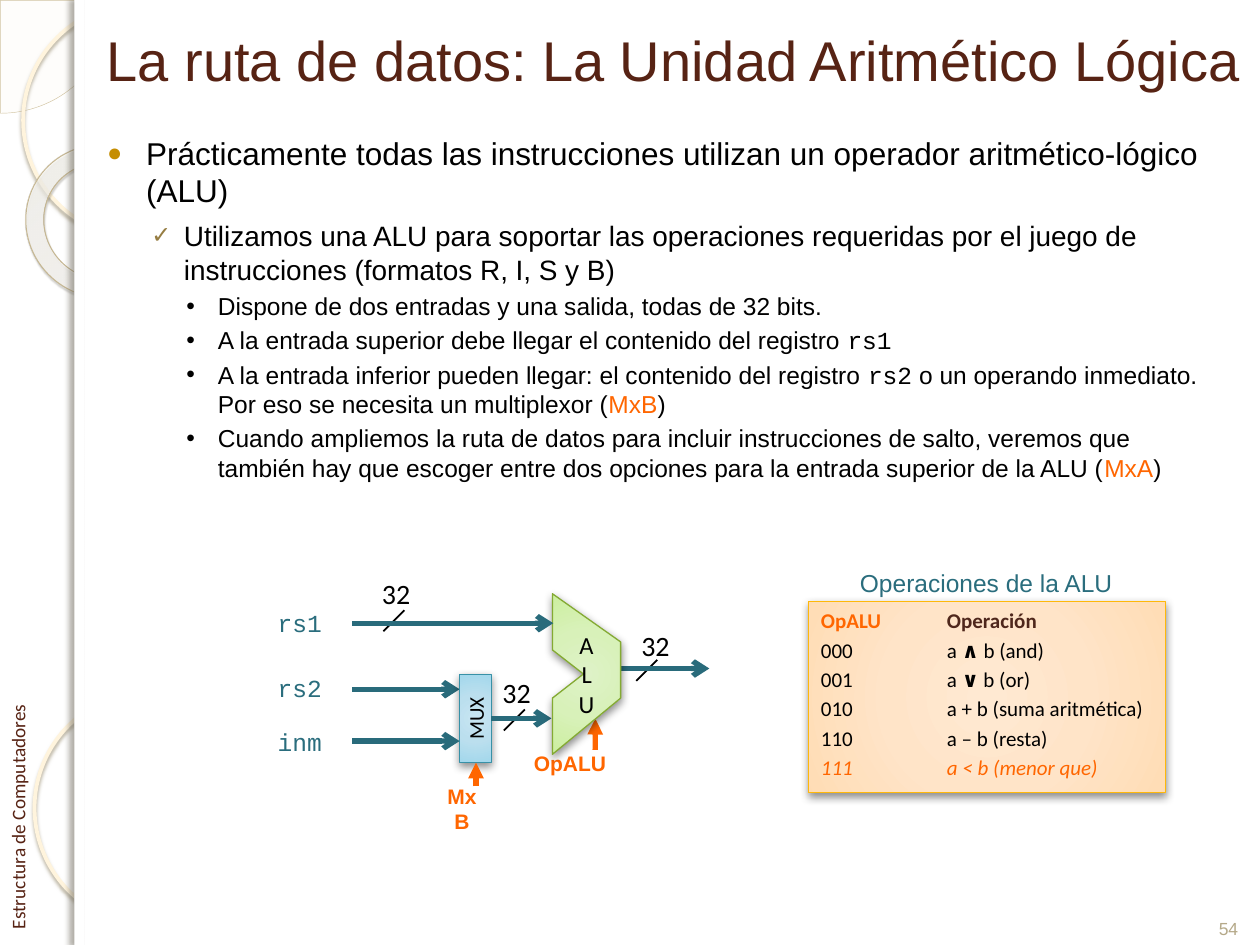
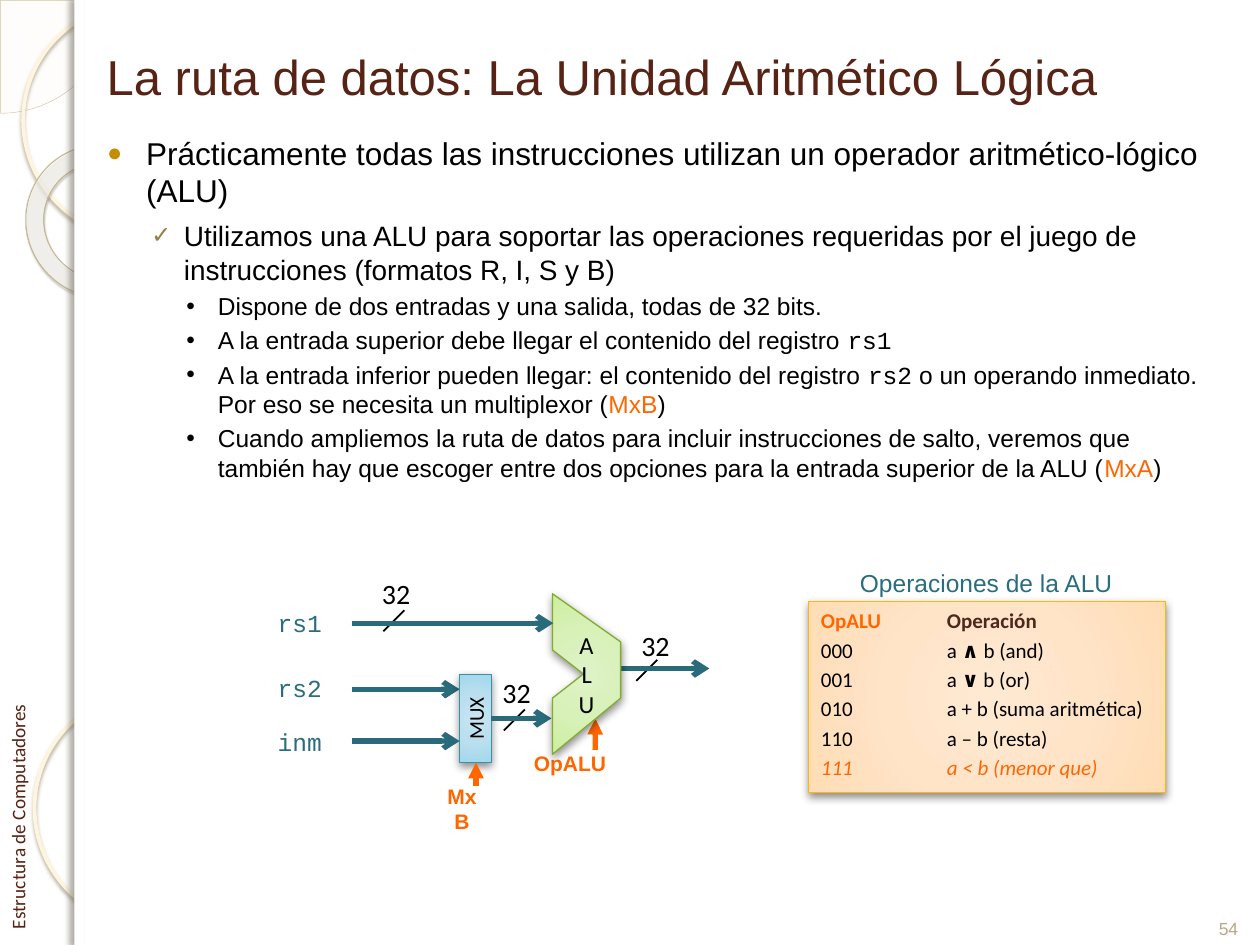
Before and after one commit to enriquesquintana/ETC, a slide deck: slide 54 of ETC_RISCV/Teoría/Tema 1. El procesador_RISCV.pptx. Drawn at 1260x945 pixels with LibreOffice and Linux fonts; fonts in the diff are those of the drawing; background and template pictures are left out. Boxes give left, top, right and bottom in pixels: in the first picture for what was removed or moved away, otherwise in the second. Text is boxed around its words. In the diff, an @@ line names an element or a change of style, - is before the commit and + after.

```diff
--- a/ETC_RISCV/Teoría/Tema 1. El procesador_RISCV.pptx
+++ b/ETC_RISCV/Teoría/Tema 1. El procesador_RISCV.pptx
@@ title "La ruta de datos: La ...": place and size @@
-title "La ruta de datos: La ..." at [107,39,1239,92]
+title "La ruta de datos: La ..." at [107,59,1097,105]
@@ title "La ruta de datos: La ..." at [107,59,1097,105]: size 32 to 28 pt @@
```
Also in this commit, not shown: 7 other slides changed.
